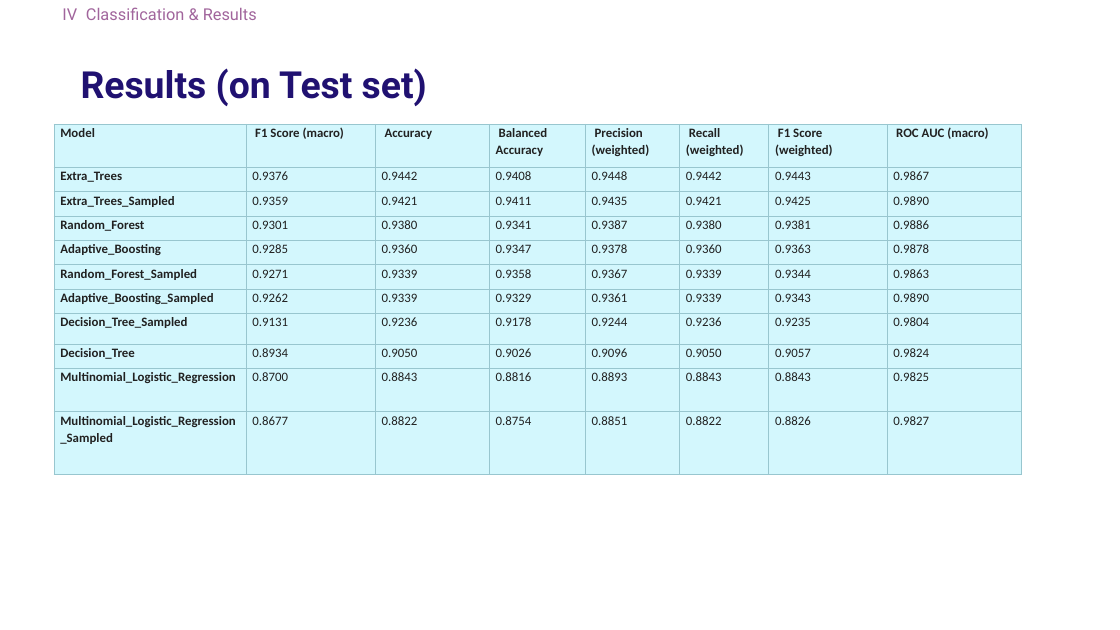
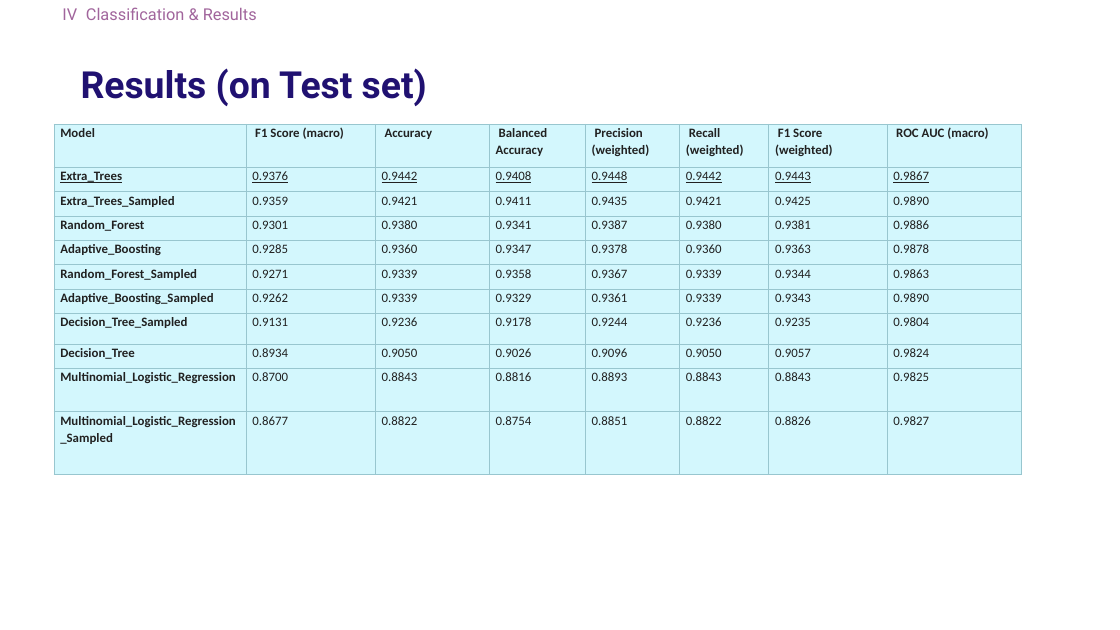
Before and after one commit to Tenshin000/CogniPredictAD, a slide deck: slide 22 of Presentation.pptx. Drawn at 1120x630 pixels with LibreOffice and Linux fonts; fonts in the diff are those of the drawing. Boxes give left, top, right and bottom in pixels: in the first picture for what was removed or moved away, otherwise in the second. Text is boxed around its words. In the diff, an @@ line names an element or a change of style, - is before the commit and + after.

```diff
--- a/Presentation.pptx
+++ b/Presentation.pptx
@@ table at (x1=54, y1=124, x2=1022, y2=475) @@
@@ underline on in "Extra_Trees", "0.9376", "0.9442", "0.9408" and 4 more places @@
```
Also in this commit, not shown: 5 other slides changed, 10 other files.
